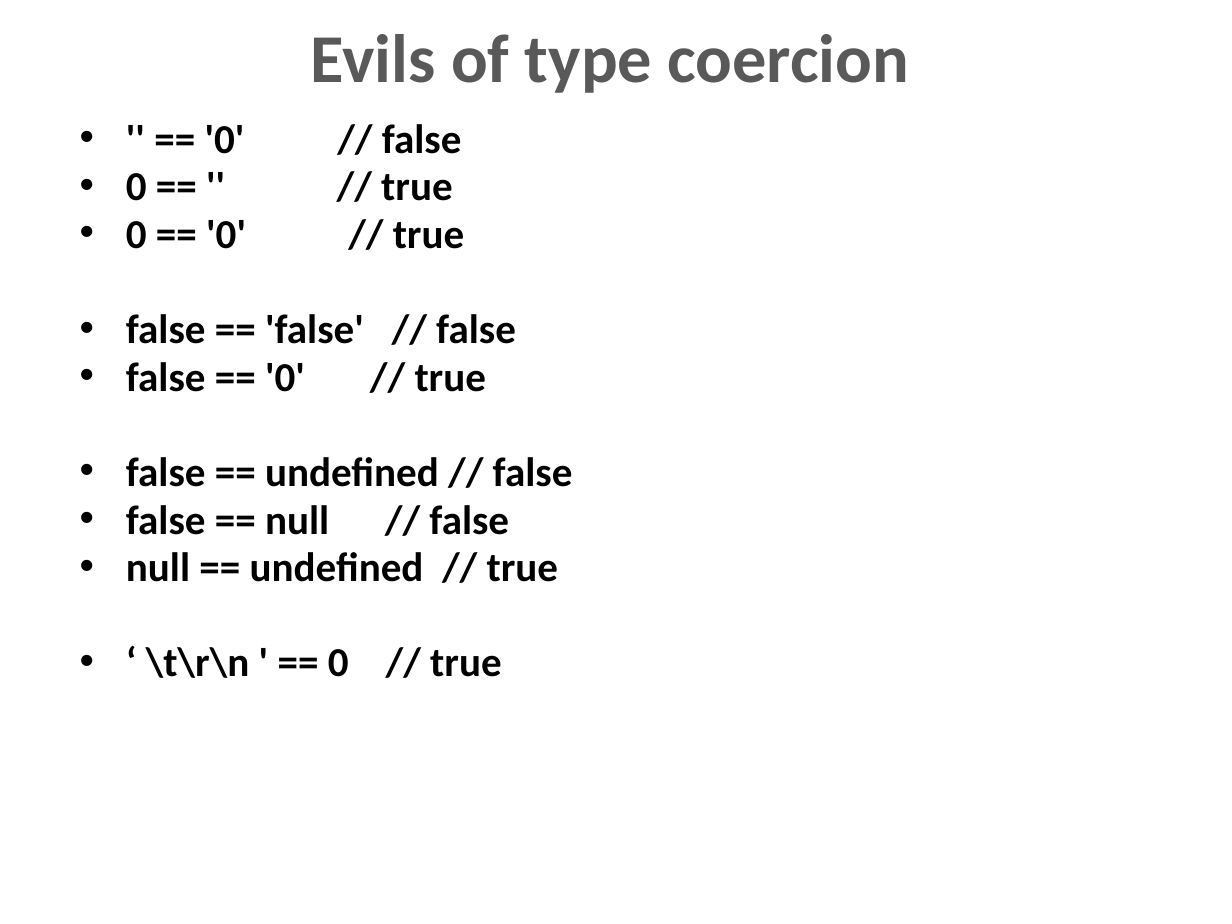
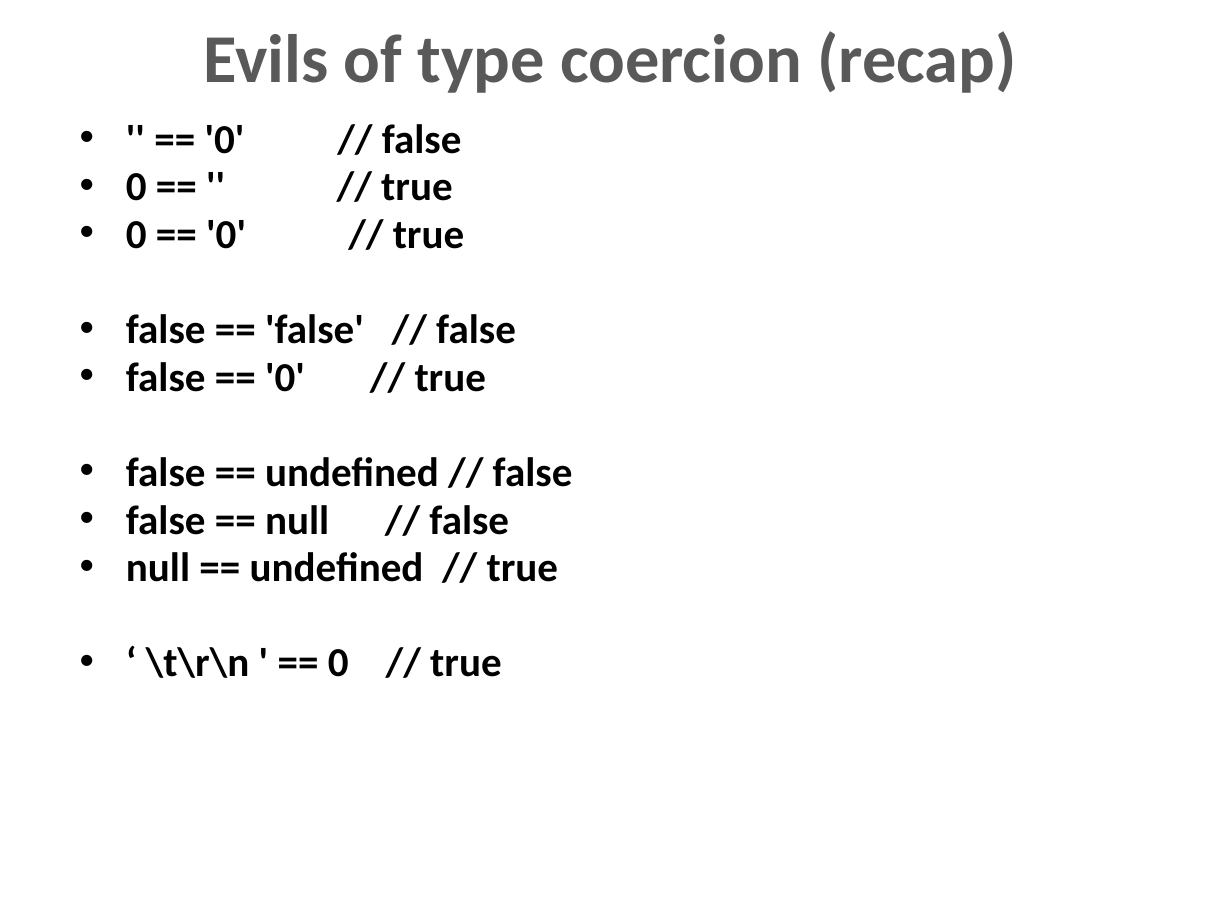
Before and after one commit to dzmitry-varabei/front-end-course, a slide deck: slide 2 of js-data-types/Data_types.pptx (slide 11 before the commit). Drawn at 1232x924 pixels with LibreOffice and Linux fonts; fonts in the diff are those of the drawing. Boxes give left, top, right and bottom in pixels: in the first picture for what was removed or moved away, otherwise in the second. Text is boxed around its words. In the diff, an @@ line names an element or a change of style, - is before the commit and + after.

```diff
--- a/js-data-types/Data_types.pptx
+++ b/js-data-types/Data_types.pptx
@@ text at [204, 31, 1016, 93]: text changed @@
-Evils of type coercion
+Evils of type coercion (recap)
```
Also in this commit, not shown: 9 slides removed, 2 other files.
